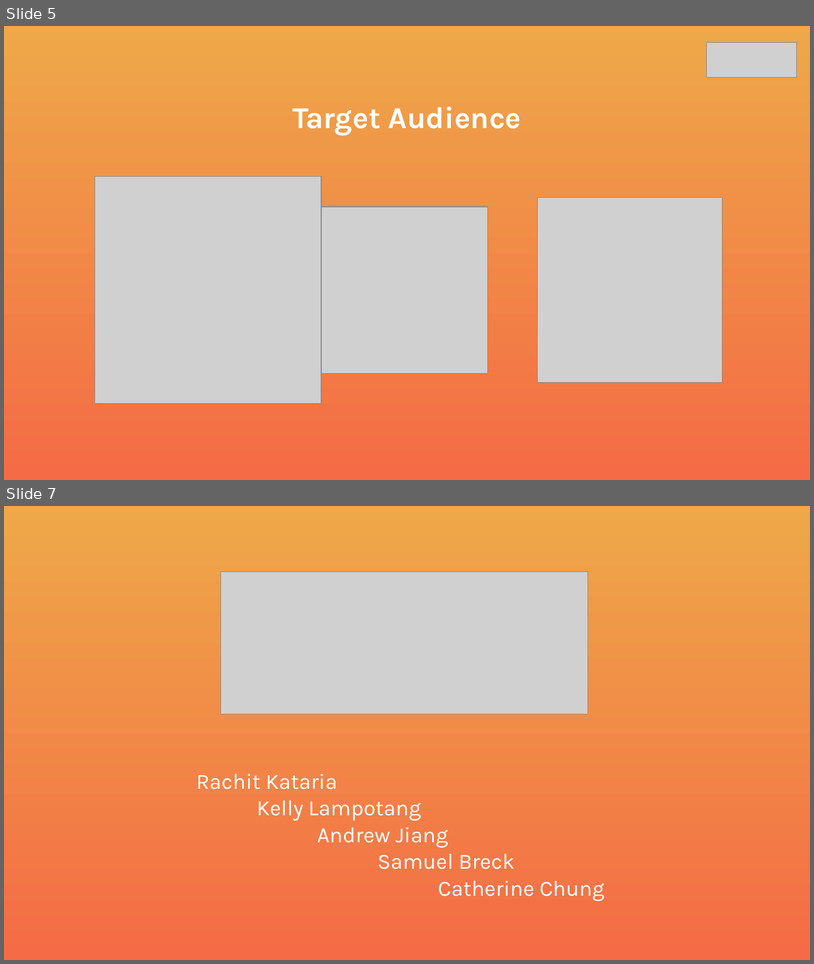
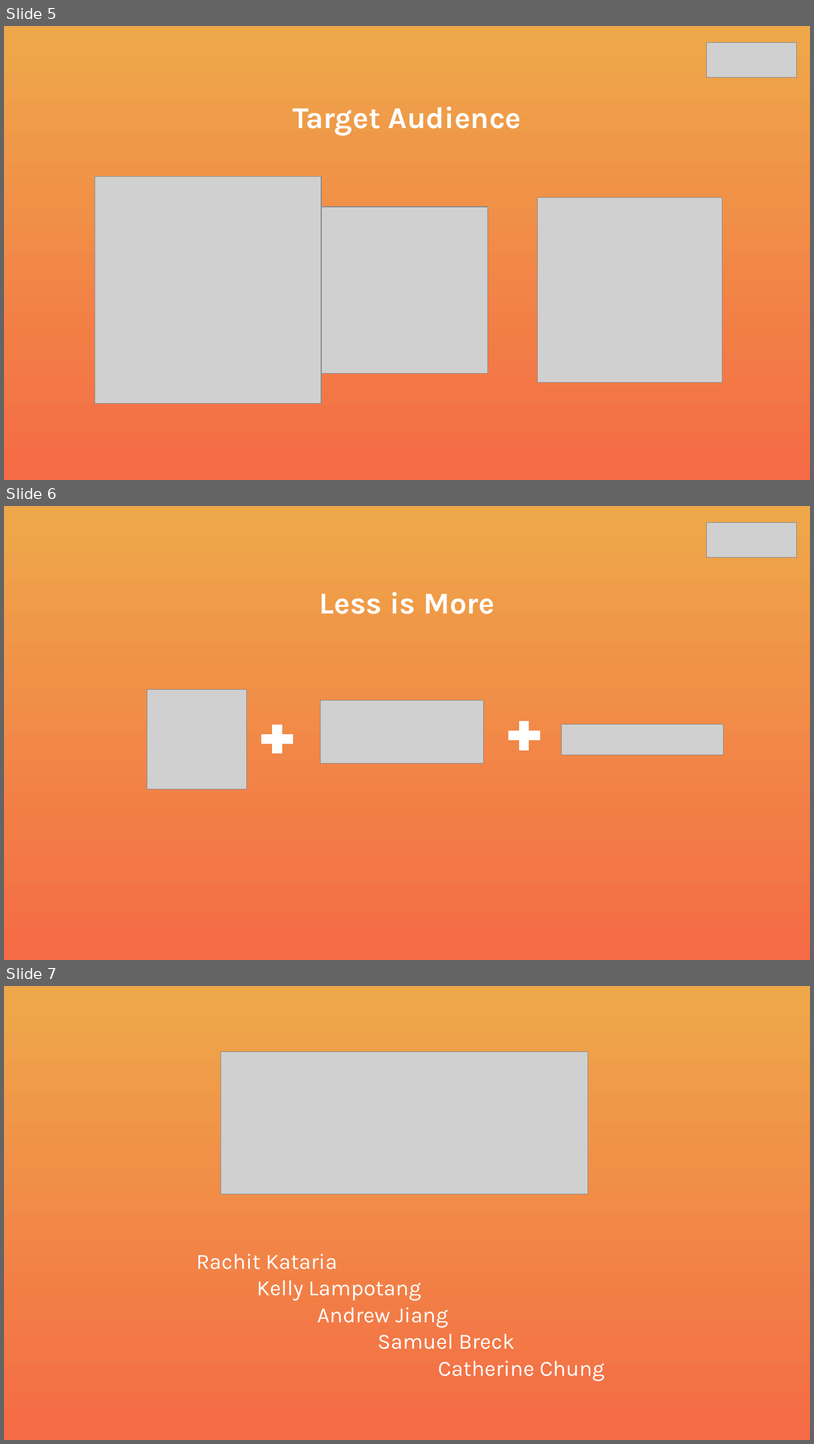
Before and after one commit to RachitKataria/QuickSplit, a slide deck: split.pptx. Shown one above the other, each under a label of ours: slides 5 and 7 before the commit, slides 5, 6 and 7 after it; the slides between them are not shown. The pictures are 814x964 and 814x1444 pixels, drawn with LibreOffice and Linux fonts; fonts in the diff are those of the drawing; grey boxes stand for pictures. Boxes give left, top, right and bottom in pixels: in the first picture for what was removed or moved away, otherwise in the second. Text is boxed around its words. In the diff, an @@ line names an element or a change of style, - is before the commit and + after.

```diff
--- a/split.pptx
+++ b/split.pptx
@@ slide 6 added at (4,506,810,960), background gradient #EEA849 to #F46B45 @@
@@ picture added at (707,522,797,558) @@
@@ text added at (320,592,495,614), 36 pt, text #FFFFFF, bold @@
+Less is More
@@ picture added at (147,690,247,789) @@
@@ picture added at (320,700,484,764) @@
@@ plus sign added at (256,720,298,758), fill #FFFFFF, outline #FFFFFF 1 pt @@
@@ plus sign added at (504,716,545,754), fill #FFFFFF, outline #FFFFFF 1 pt @@
@@ picture added at (562,724,723,755) @@
```
Also in this commit, not shown: 1 other slide added, 2 slides removed.
